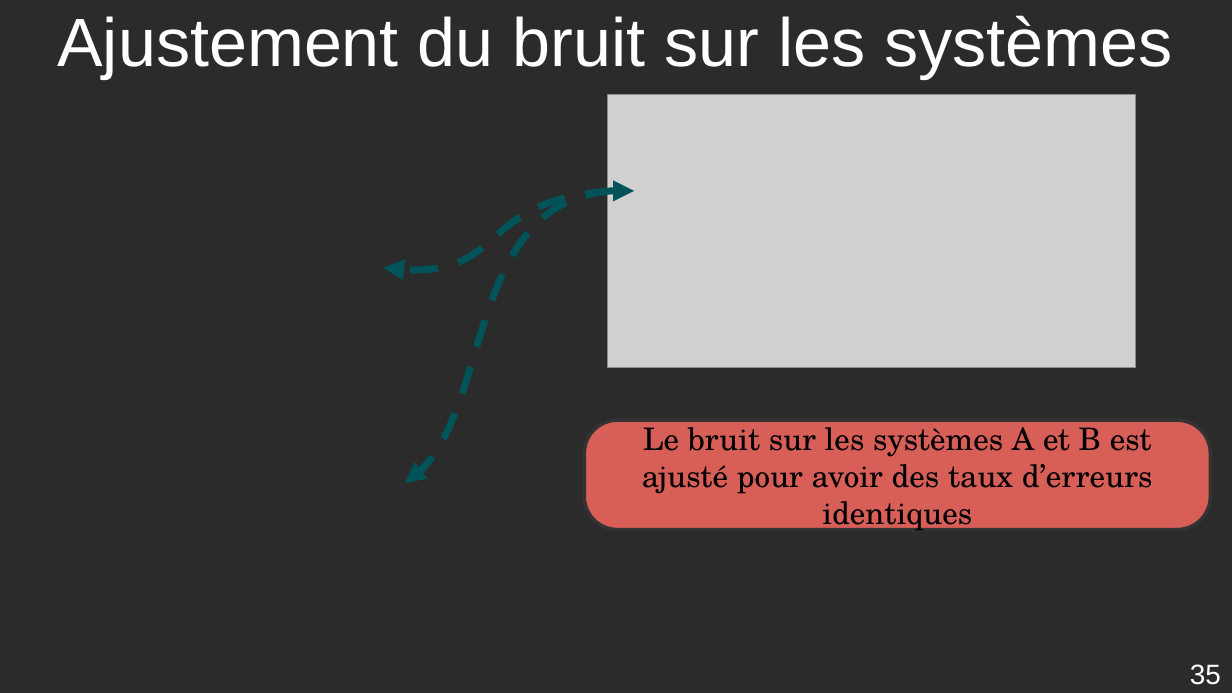
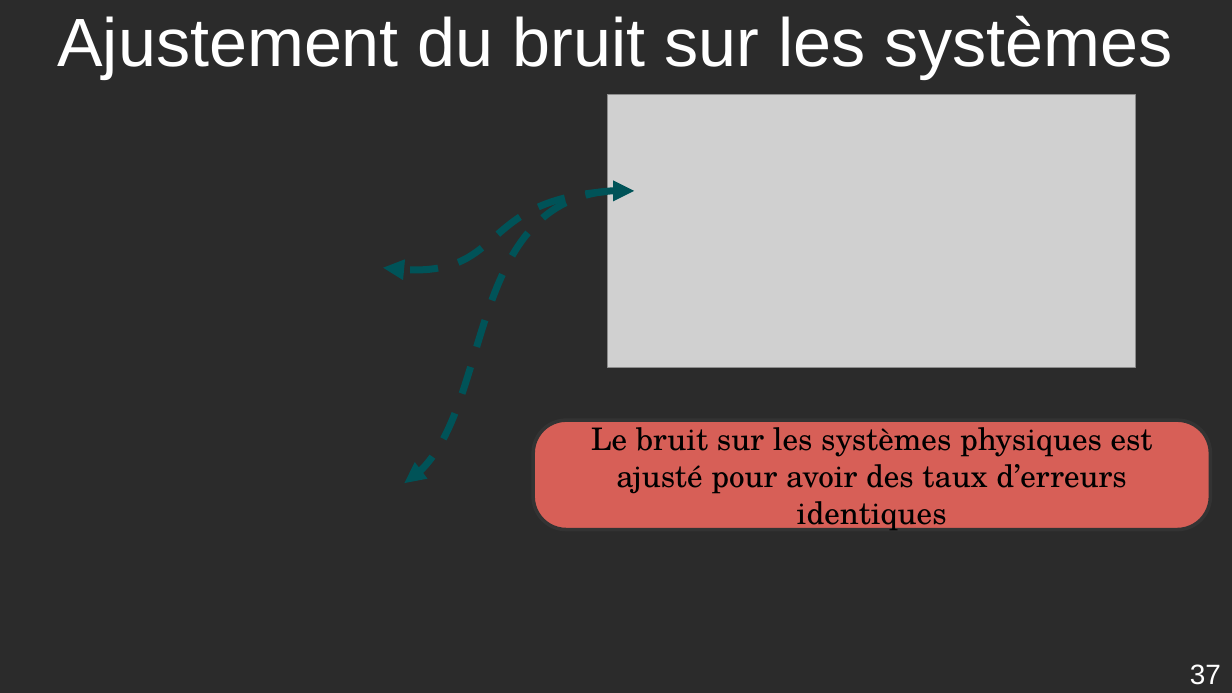
Before and after one commit to AmdaU/presentations, a slide deck: slide 37 of Seminaire/Seminaire.odp (slide 35 before the commit). Drawn at 1232x693 pixels with LibreOffice and Linux fonts; fonts in the diff are those of the drawing; grey boxes stand for pictures; background and template pictures are left out; a plain dark background stands for a picture behind light text. Boxes give left, top, right and bottom in pixels: in the first picture for what was removed or moved away, otherwise in the second. Text is boxed around its words. In the diff, an @@ line names an element or a change of style, - is before the commit and + after.

```diff
--- a/Seminaire/Seminaire.odp
+++ b/Seminaire/Seminaire.odp
@@ rounded rectangle "Le bruit sur les systèmes ...": place and size @@
-rounded rectangle "Le bruit sur les systèmes ..." at [585, 420, 1211, 530]
+rounded rectangle "Le bruit sur les systèmes ..." at [533, 420, 1211, 530]
@@ text in rounded rectangle at [591, 419, 1153, 534]: text changed @@
-Le bruit sur les systèmes A et B est ajusté pour avoir des taux d’erreurs identiques
+Le bruit sur les systèmes physiques est ajusté pour avoir des taux d’erreurs identiques
@@ page number at [1190, 664, 1221, 685]: text changed @@
-35
+37
```
Also in this commit, not shown: 4 other slides changed, 5 slides added, 17 other files.
